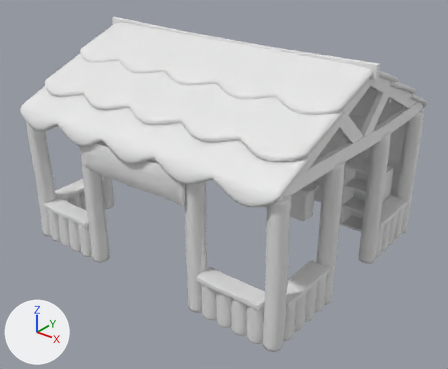
A saved change to the FBX model plipplop/Assets/Meshes/Environment/Batiments/KM_Acceuil01.fbx.
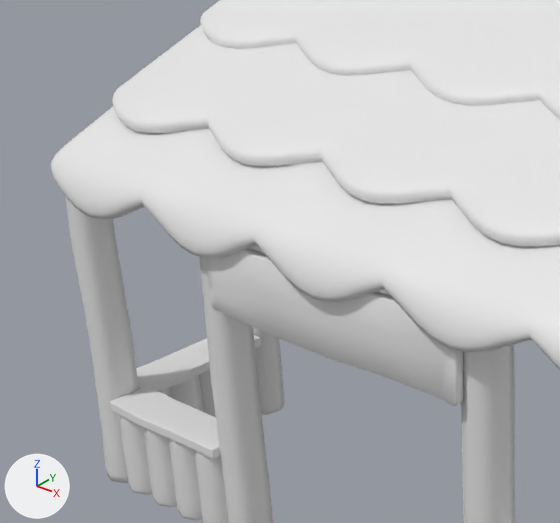
The first picture shows the older version from a 50 mm camera at (0.1061, -0.1337, 0.0991) aimed at (0.0017, -0.0032, 0.0182). The close-ups show both versions on the part from 0% to 50% of the width and 12% to 69% of the height of that picture; other places that the commit changed are outside them. Every picture has the same lights, and +X, +Y and +Z are marked at lower left. Where no turn or scale is listed for an object, it has been applied to the vertices.
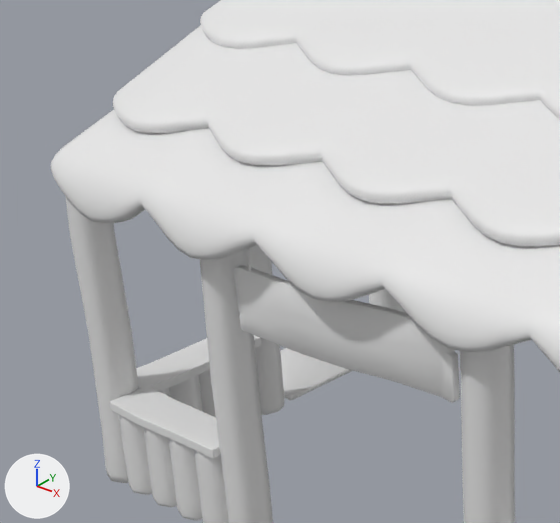
Where the newer file only moved an object's origin or applied its transform, the numbers keep the older frame.

Pixel boxes [x1, y1, x2, y2] of what changed, in the close-ups (560 x 523 px; the box of a moved part takes in the faces that stretch with it):
```json
{"object": "acceuil", "change": "reshaped", "before": [51, 0, 560, 370], "after": [51, 0, 560, 372]}
{"object": "Cube.167", "change": "mesh turned", "before": [206, 248, 463, 406], "after": [233, 265, 460, 403]}
{"object": "Cube.109", "change": "added", "after": [247, 245, 405, 415]}
{"object": "Cube.108", "change": "added", "after": [280, 348, 353, 400]}
{"object": "Cube.124", "change": "turned", "before": [169, 375, 203, 412], "after": [169, 375, 203, 412]}
{"part": 2, "of": "me_cube_223", "change": "moved or reshaped", "before": [57, 25, 322, 258], "after": [57, 25, 322, 260]}
```

Scene script edits in JSON lines:
```json
{"block": "me_cube_223", "where": "# used by ob_acceuil; location = (0.0, 0.0, 0.0009)"}
{"op": "remove", "block": "me_cube_223", "code": "me_cube_223.from_pydata(...)  # 4376 vertices, 4364 faces; spans x -0.0444..0.0444, y -0.0398..0.0398, z 0.0362..0.0594"}
{"op": "add", "block": "me_cube_223", "code": "me_cube_223.from_pydata(...)  # 4376 vertices, 4364 faces; spans x -0.0444..0.0444, y -0.0404..0.0404, z 0.0356..0.0594"}
{"block": "me_cube_223", "change": "me_cube_223 part 2: 223 of 4376 vertices moved; they spanned x -0.0443..-0.012, y -0.0398..-0.0266, z 0.0362..0.0473 and now span x -0.0443..-0.012, y -0.0404..-0.0266, z 0.0356..0.0472; mean shift (0.0, -0.0001, -0.0001); largest move (-0.03, -0.0385, 0.0381) -> (-0.0299, -0.0385, 0.0374)"}
{"block": "me_cube_252", "where": "me_cube_252.from_pydata(...)  # 142 vertices, 132 faces; spans x -0.0176..0.0178, y -0.0006..0.0006, z -0.0052..0.0037"}
{"block": "me_cube_252", "where": "# used by ob_cube_167; location = (0.0, -0.0381, 0.0357)"}
{"block": "me_cube_252", "change": "me_cube_252 part 1: the whole mesh is turned -2.9 degrees about the y axis through its middle and scaled by 0.88, then moved by (0.0, 0.0017, -0.0023)"}
{"op": "add", "block": "me_cube_493", "code": ["me_cube_493 = bpy.data.meshes.new('Cube.493')", "me_cube_493.from_pydata(...)  # 24 vertices, 16 faces; spans x -0.00017..0.00017, y -0.00003..0.00082, z 0.00017..0.00691"]}
{"op": "add", "block": "me_cube_228_1", "code": ["me_cube_228_1 = bpy.data.meshes.new('Cube.228')", "me_cube_228_1.from_pydata(...)  # 180 vertices, 176 faces; spans x -0.0026..0.0025, y 0.0204..0.0495, z 0.0001..0.0391"]}
{"op": "add", "block": "me_cube_227_1", "code": ["me_cube_227_1 = bpy.data.meshes.new('Cube.227')", "me_cube_227_1.from_pydata(...)  # 36 vertices, 26 faces; spans x -0.0062..0.0062, y -0.0084..0.0084, z -0.0003..0.0003"]}
{"op": "set", "path": "ob_cube_124.rotation_euler", "old": "(1.571, 0.0, 1.571)", "new": "(1.571, 0.0, 3.017)", "note": "degrees (90, 0, 90) -> degrees (90, 0, 173)"}
{"op": "add", "block": "ob_cube_104", "code": ["ob_cube_104 = bpy.data.objects.new('Cube.104', me_cube_493)", "ob_cube_104.location = (-0.0133, -0.0366, 0.0356)"]}
{"op": "add", "block": "ob_cube_109", "code": ["ob_cube_109 = bpy.data.objects.new('Cube.109', me_cube_228_1)", "ob_cube_109.location = (-0.0421, -0.0354, 0.0)"]}
{"op": "add", "block": "ob_cube_108", "code": ["ob_cube_108 = bpy.data.objects.new('Cube.108', me_cube_227_1)", "ob_cube_108.location = (-0.047, -0.0007, 0.0005)"]}
```
